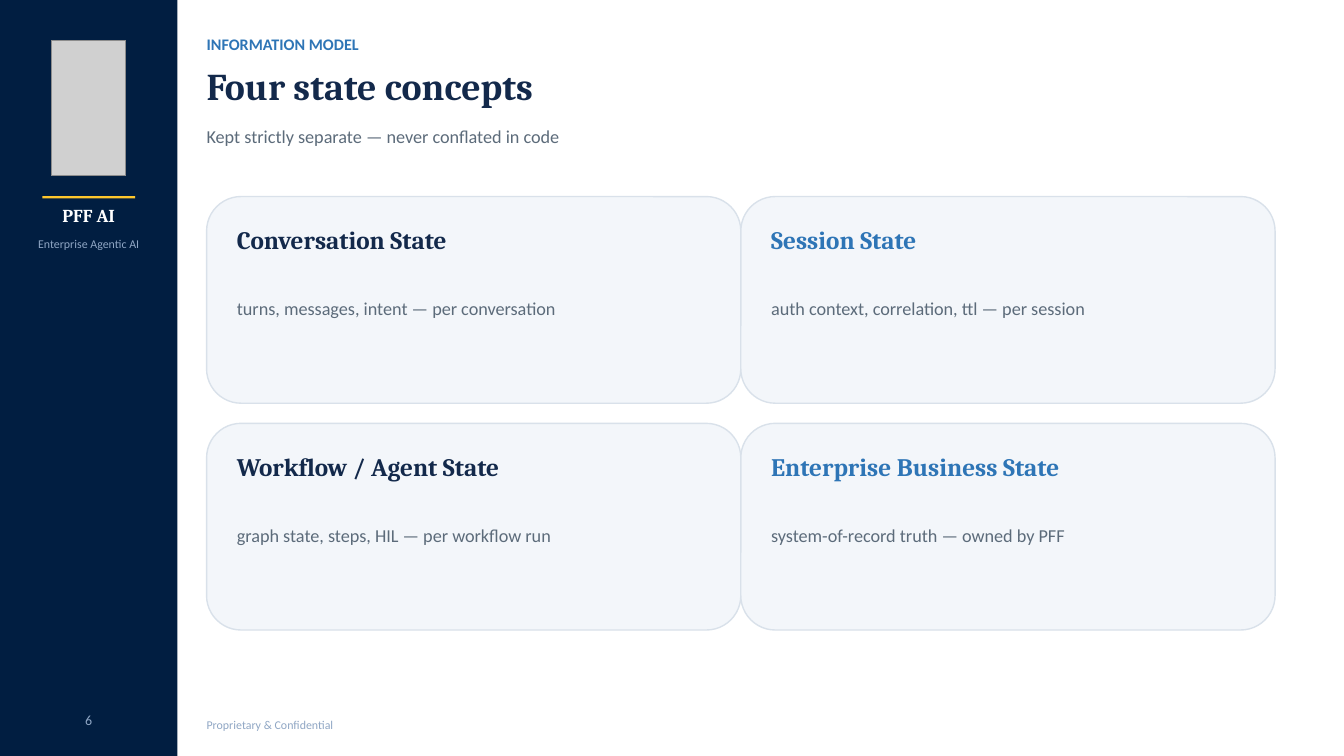
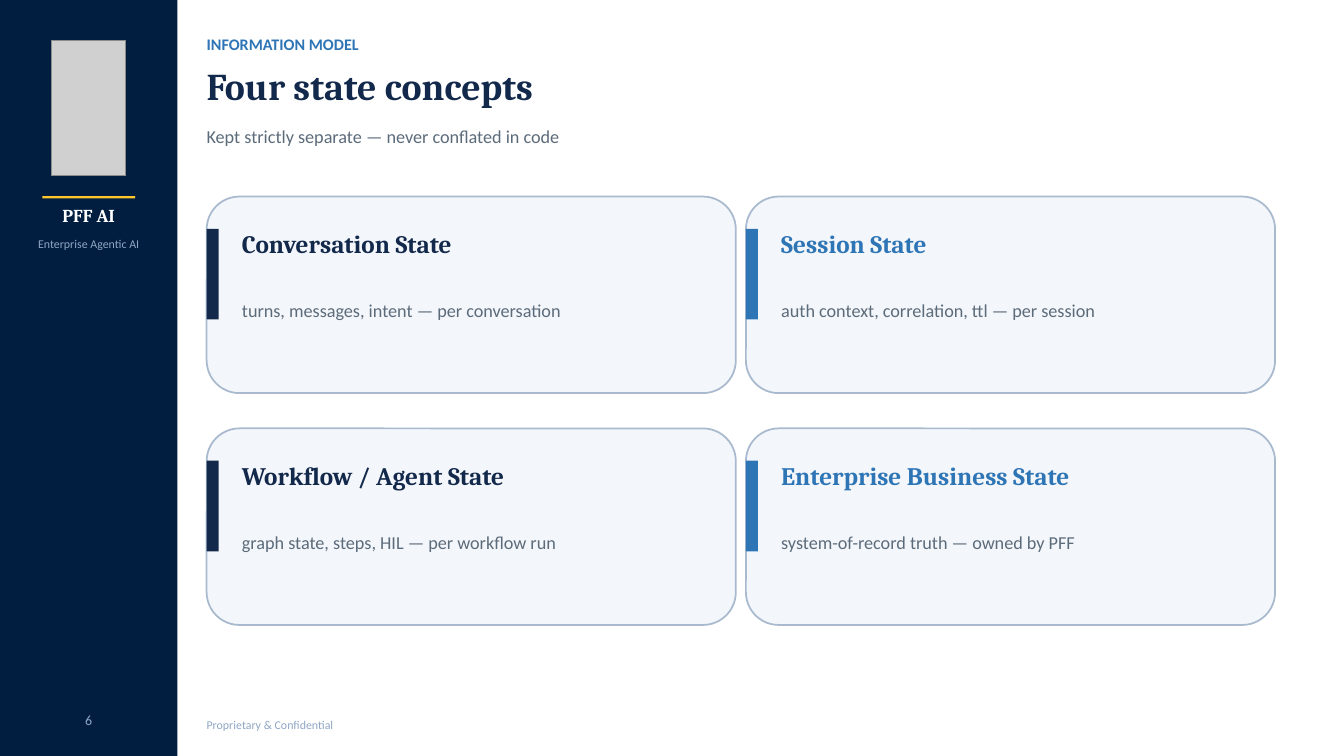
Before and after one commit to gobimca87/PF-FT, a slide deck: slide 7 of docs/PPT/00-overview.pptx. Drawn at 1344x756 pixels with LibreOffice and Linux fonts; fonts in the diff are those of the drawing; grey boxes stand for pictures. Boxes give left, top, right and bottom in pixels: in the first picture for what was removed or moved away, otherwise in the second. Text is boxed around its words. In the diff, an @@ line names an element or a change of style, - is before the commit and + after.

```diff
--- a/docs/PPT/00-overview.pptx
+++ b/docs/PPT/00-overview.pptx
@@ rounded rectangle: place and size @@
-rounded rectangle at (207, 197, 741, 403)
+rounded rectangle at (207, 197, 736, 393)
@@ outline #D9E1EA 1 pt to #A9BACE 1.25 pt in 4 elements at (207, 197, 736, 393), (207, 429, 736, 625), (746, 429, 1275, 625), (746, 197, 1275, 393) @@
@@ rounded rectangle: place and size @@
-rounded rectangle at (741, 197, 1275, 403)
+rounded rectangle at (746, 197, 1275, 393)
@@ rectangle added at (207, 229, 219, 320), fill #13294B @@
@@ text "Conversation State": place and size @@
-text "Conversation State" at (237, 231, 446, 250)
+text "Conversation State" at (242, 235, 452, 254)
@@ rectangle added at (746, 229, 758, 320), fill #2E75B6 @@
@@ text "Session State": place and size @@
-text "Session State" at (771, 231, 916, 249)
+text "Session State" at (781, 235, 926, 253)
@@ text "turns, messages, intent — per ...": place and size @@
-text "turns, messages, intent — per ..." at (237, 302, 555, 318)
+text "turns, messages, intent — per ..." at (242, 304, 560, 320)
@@ text "auth context, correlation, ttl — ...": place and size @@
-text "auth context, correlation, ttl — ..." at (771, 302, 1085, 318)
+text "auth context, correlation, ttl — ..." at (781, 304, 1095, 320)
@@ rounded rectangle: place and size @@
-rounded rectangle at (207, 423, 741, 630)
+rounded rectangle at (207, 429, 736, 625)
@@ rounded rectangle: place and size @@
-rounded rectangle at (741, 423, 1275, 630)
+rounded rectangle at (746, 429, 1275, 625)
@@ rectangle added at (207, 461, 219, 552), fill #13294B @@
@@ text "Workflow / Agent State": place and size @@
-text "Workflow / Agent State" at (237, 458, 499, 482)
+text "Workflow / Agent State" at (242, 467, 504, 491)
@@ rectangle added at (746, 461, 758, 552), fill #2E75B6 @@
@@ text "Enterprise Business State": place and size @@
-text "Enterprise Business State" at (771, 458, 1059, 482)
+text "Enterprise Business State" at (781, 467, 1069, 491)
@@ text "graph state, steps, HIL — ...": place and size @@
-text "graph state, steps, HIL — ..." at (237, 529, 550, 545)
+text "graph state, steps, HIL — ..." at (242, 536, 555, 552)
@@ text "system-of-record truth — owned by ...": place and size @@
-text "system-of-record truth — owned by ..." at (771, 529, 1065, 545)
+text "system-of-record truth — owned by ..." at (781, 536, 1075, 552)
```
Also in this commit, not shown: 3 other slides changed, 2 other files.
